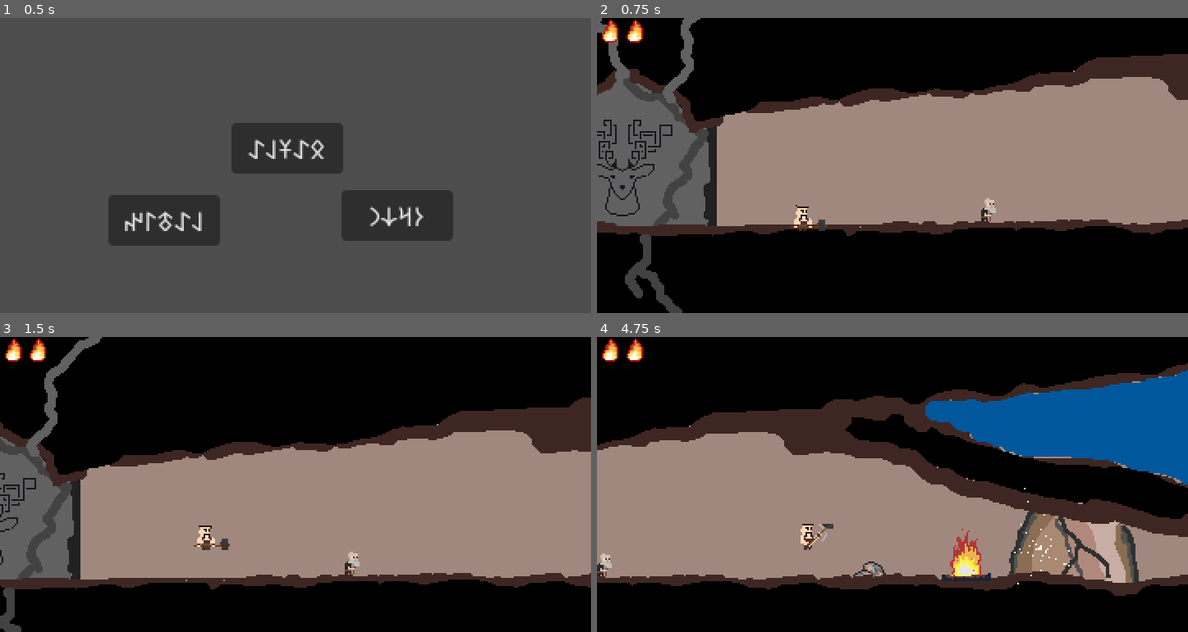
Above: before the commit, frames 1-4 (two rows, left to right).
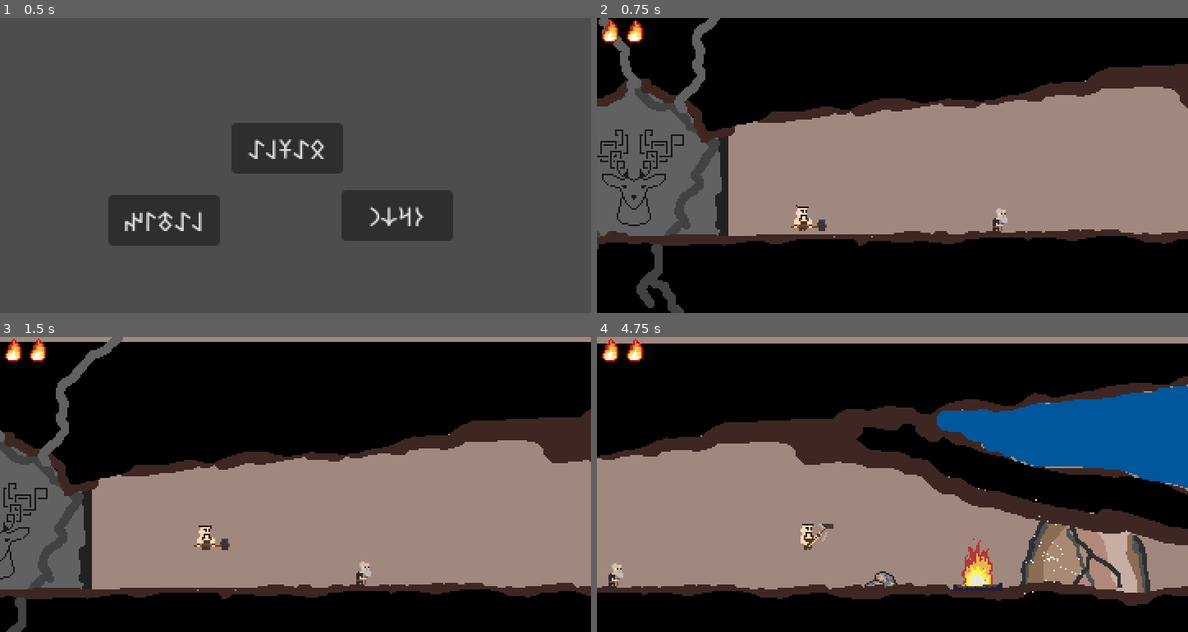
Above: after the commit, the same moments.

Repository: grapdega/deli-demir
Game: Godot game, scene res://sahneler/bolumler/main.tscn
Same seed, same stepped clock (60 frames per second), same inputs: the game is played once before the commit and once after it.
Inputs:
- Up to frame 1 (0.5 s): no input
- Up to frame 2 (0.75 s): click "𐰋𐰀𐱁𐰞𐰀" at 0.5 s
- Up to frame 3 (1.5 s): tap Enter (ui_accept) at 1.25 s; hold Right (ui_right) from 1.28 s (still down); tap E (ui_attack) at 1.35 s
- Up to frame 4 (4.75 s): tap Enter (ui_accept) at 1.52, 2.27, 3.77, 4.52 s; tap E (ui_attack) every 0.75 s from 2.1 to 4.35 s; release Right (ui_right) at 2.78 s; hold Left (ui_left) 2.78-3.53 s; hold Right (ui_right) from 3.53 s (still down)

Frame 1 is identical in both runs. In frame 2, 18% of the frame differs, in the area x 0-100%, y 0-100%; in frame 3, 19%; in frame 4, 23%, in the area x 0-100%, y 0-92%.

Commit message:
glitch fix

Diff:
--- a/sahneler/bolumler/bolum1.tscn
+++ b/sahneler/bolumler/bolum1.tscn
@@ -201,7 +201,7 @@
 sprite_frames = SubResource("SpriteFrames_pd2sg")
 
 [node name="CollisionShape2D" type="CollisionShape2D" parent="komur"]
-position = Vector2(47, 100)
+position = Vector2(51, 97)
 shape = SubResource("RectangleShape2D_iwxlc")
 
 [node name="arkaplan2" type="Sprite2D" parent="."]
@@ -209,16 +209,17 @@
 texture = ExtResource("13_g78fp")
 
 [node name="Oyuncu" parent="." instance=ExtResource("2_qi8xi")]
-position = Vector2(132, 119)
+position = Vector2(125, 114)
 
 [node name="sonrakibolum" type="Area2D" parent="."]
-position = Vector2(-18, -3)
+position = Vector2(-17, -9)
 
 [node name="CollisionShape2D2" type="CollisionShape2D" parent="sonrakibolum"]
 position = Vector2(627.5, 102.75)
 shape = SubResource("RectangleShape2D_lnn6d")
 
 [node name="zemin" type="StaticBody2D" parent="."]
+position = Vector2(-5, -6)
 
 [node name="CollisionShape2D" type="CollisionShape2D" parent="zemin"]
 position = Vector2(323, 135)
--- a/sahneler/karakter/mob-base.tscn
+++ b/sahneler/karakter/mob-base.tscn
@@ -3,16 +3,18 @@
 [ext_resource type="Script" uid="uid://cm1s3a13nuy4" path="res://sahneler/karakter/mob_base.gd" id="1_c8ntd"]
 [ext_resource type="Texture2D" uid="uid://bg1noia2rfi3k" path="res://kaynak/resim/cevdet.png" id="1_cc7xs"]
 
-[sub_resource type="CircleShape2D" id="CircleShape2D_cc7xs"]
-radius = 8.0
+[sub_resource type="RectangleShape2D" id="RectangleShape2D_c8ntd"]
+size = Vector2(15, 16)
 
-[sub_resource type="CircleShape2D" id="CircleShape2D_c8ntd"]
+[sub_resource type="RectangleShape2D" id="RectangleShape2D_nivu2"]
+size = Vector2(15, 16)
 
 [node name="Mob-base" type="CharacterBody2D"]
 script = ExtResource("1_c8ntd")
 
 [node name="CollisionShape2D2" type="CollisionShape2D" parent="."]
-shape = SubResource("CircleShape2D_cc7xs")
+position = Vector2(0.5, 0)
+shape = SubResource("RectangleShape2D_c8ntd")
 
 [node name="Sprite2D" type="Sprite2D" parent="."]
 texture = ExtResource("1_cc7xs")
@@ -20,7 +22,8 @@
 [node name="Area2D" type="Area2D" parent="."]
 
 [node name="CollisionShape2D" type="CollisionShape2D" parent="Area2D"]
-shape = SubResource("CircleShape2D_c8ntd")
+position = Vector2(0.5, 0)
+shape = SubResource("RectangleShape2D_nivu2")
 
 [connection signal="body_entered" from="Area2D" to="." method="_on_area_2d_body_entered"]
 [connection signal="body_exited" from="Area2D" to="." method="_on_area_2d_body_exited"]
--- a/sahneler/karakter/mob_base.gd
+++ b/sahneler/karakter/mob_base.gd
@@ -13,6 +13,8 @@
 	add_to_group("mob")
 	$Sprite2D.texture = sprite
 
+func do_animation_finished():
+	print($sıprayt.animation)
 
 func _process(delta: float) -> void:
 	if heal <= 0:
--- a/sahneler/oyuncu/oyuncu.gd
+++ b/sahneler/oyuncu/oyuncu.gd
@@ -20,8 +20,15 @@
 func _ready() -> void:
 	$"areya".connect("body_entered",_on_area_entered)
 	$"areya".connect("body_exited",_on_area_exited)
+	$"sıprayt".connect("animation_finished",do_animation_finished)
 	cam_x = $kamera.position.x
 	cam_y = $kamera.position.y
+
+func do_animation_finished():
+	if $"sıprayt".animation == "zbam":
+		for mob in near_mob:
+			if mob.is_in_group("mob"):
+				mob.heal -= 100
 
 func _on_area_entered(area):
 	print("enter",area)
@@ -82,6 +89,4 @@
 		for mob in near_mob:
 			if mob.is_in_group("maden"):
 				shake_timeout = 3
-			if mob.is_in_group("mob"):
-				mob.heal -= 100
 		$"sıprayt".play("zbam")
